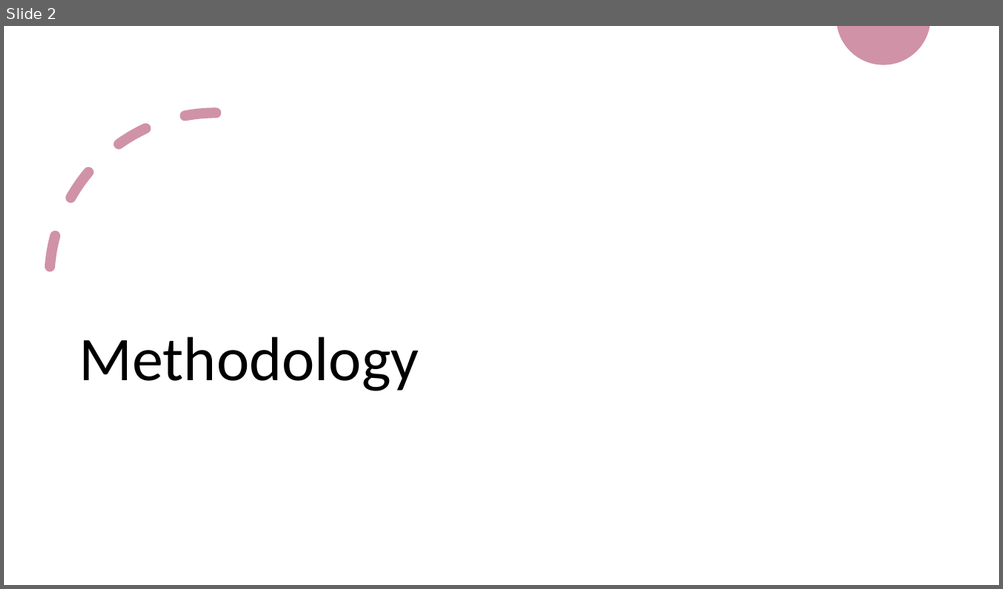
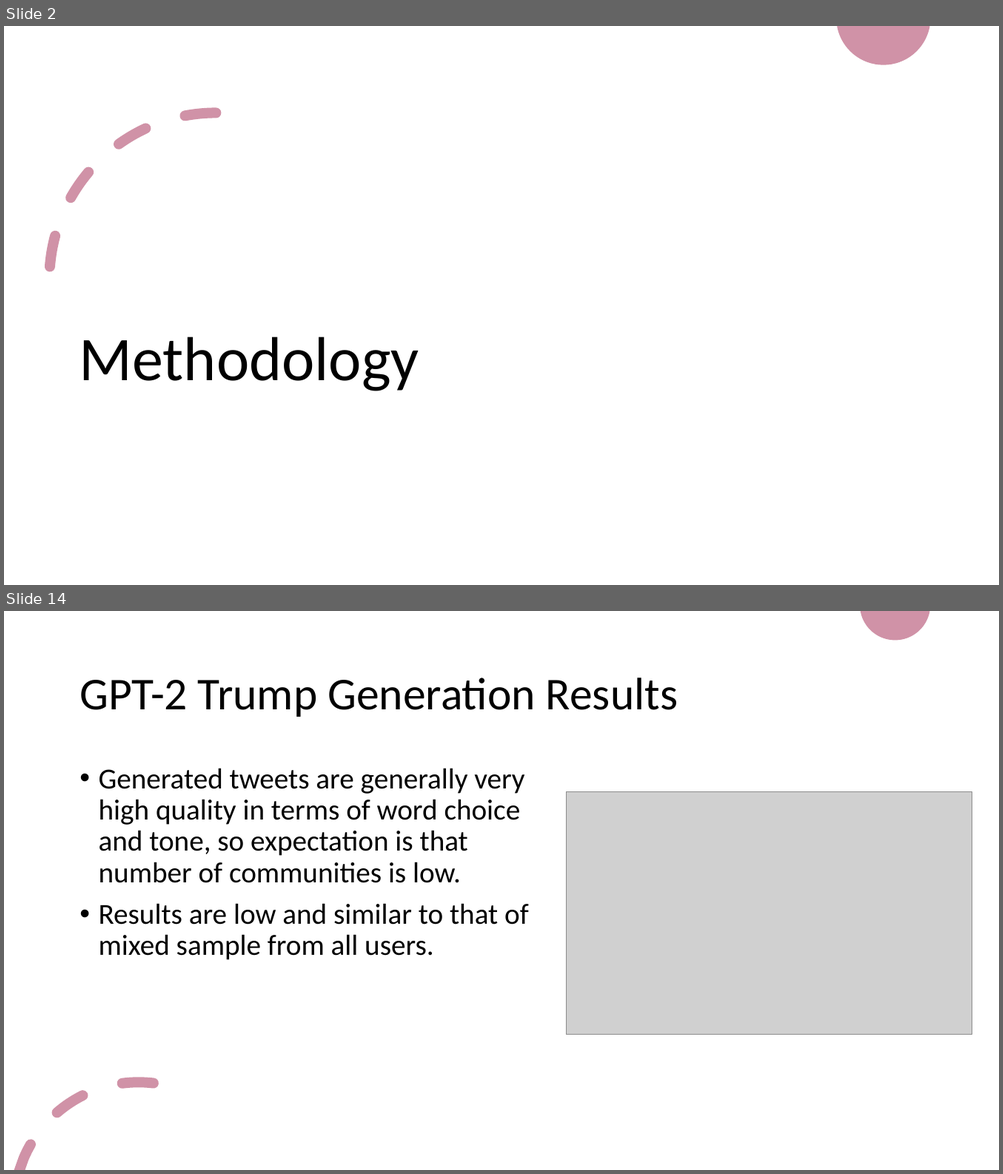
Before and after one commit to anazareth/tweet-proj, a slide deck: meta/Summary.pptx. Shown one above the other, each under a label of ours: slide 2 before the commit, slides 2 and 14 after it; the slides between them are not shown. The pictures are 1003x589 and 1003x1174 pixels, drawn with LibreOffice and Linux fonts; fonts in the diff are those of the drawing; grey boxes stand for pictures. Boxes give left, top, right and bottom in pixels: in the first picture for what was removed or moved away, otherwise in the second. Text is boxed around its words. In the diff, an @@ line names an element or a change of style, - is before the commit and + after.

```diff
--- a/meta/Summary.pptx
+++ b/meta/Summary.pptx
@@ slide 14 added at <box>4,611,999,1170</box>, background #FFFFFF @@
@@ freeform shape added at <box>860,611,930,640</box>, fill #D092A7 @@
@@ title added at <box>79,678,677,717</box>, 44 pt, text #000000 @@
+GPT-2 Trump Generation Results
@@ text added at <box>99,768,529,960</box>, 28 pt, text #000000 @@
+• Generated tweets are generally very high quality in terms of word choice and tone, so expectation is that number of communities is low.
+• Results are low and similar to that of mixed sample from all users.
@@ picture added at <box>566,792,972,1035</box> @@
@@ freeform shape added at <box>14,1077,159,1170</box>, fill #D092A7 @@
```
Also in this commit, not shown: 2 slides changed, 11 other slides added, 2 slides removed, 4 other files.
